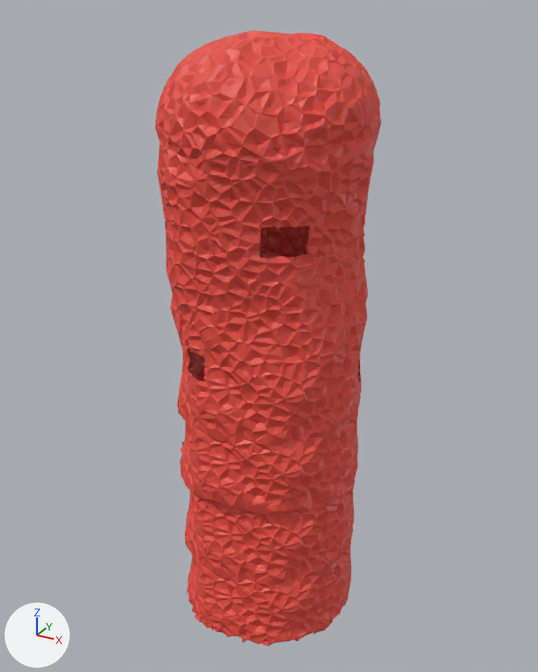
An edit to the glTF model Assets/gltf/well_cylinder.gltf, drawn before and after from the same camera.
Both versions are drawn from a 50 mm camera at (96.8, -175.2, 58.4) aimed at (-0.3, 1.3, -29.9). The axes (+X, +Y, +Z) are drawn at lower left. The lights are the same throughout. Vertices at the same position are counted once.

The scene before the commit, as lines of its bpy script (objects in view):
```python
me_cylinder_004 = bpy.data.meshes.new('Cylinder.004')
me_cylinder_004.from_pydata(...)  # 14916 vertices, 29267 faces; spans x -30.0..29.0, y -31.0..29.0, z -121.0..53.0
me_cylinder_004.materials.append(mat_well)  # red #e74e42
ob_cylinder_lp = bpy.data.objects.new('Cylinder.lp', me_cylinder_004)
ob_cylinder_lp.location = (0.0, 0.0, 0.0)
```
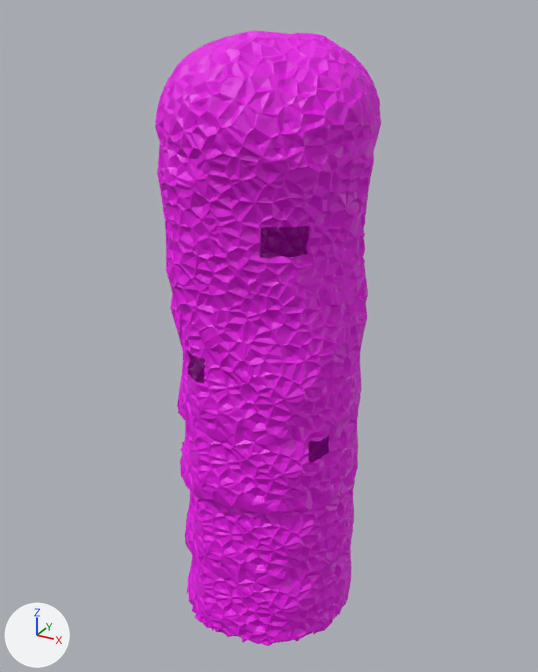
What differs and where, as boxes [x1, y1, x2, y2] in the pictures (538 x 672 px; the box of a moved part takes in the faces that stretch with it):
part 1 of me_cylinder_004, moved or reshaped
    before: [157, 31, 366, 463]
    after: [157, 31, 366, 466]
part 2 of me_cylinder_004, recoloured (red to pink)
    both: [155, 31, 382, 646]

What the commit changed:
Material 'Collision' (mat_collision) is new.
Its base color is (0.8, 0.0, 0.783) (pink #e700e5).
me_cylinder_004 is used by ob_cylinder_lp; location (0.0, 0.0, 0.0).
me_cylinder_004 had 14916 vertices, 29267 faces and spanned x -30.0..29.0, y -31.0..29.0, z -121.0..53.0.
me_cylinder_004 now has 14918 vertices, 29259 faces and spans x -30.0..29.0, y -31.0..29.0, z -121.0..53.0.
me_cylinder_004 part 1: 116 vertices moved within x -28.0..27.0, y -29.0..28.0, z -54.0..53.0; 64 vertices removed from x -11.0..26.0, y -28.0..15.0, z -55.0..-26.0; 66 vertices added at x -11.0..26.0, y -28.0..14.0, z -55.0..-26.0.
me_cylinder_004 part 2: 28097 faces spanning x -30.0..29.0, y -31.0..29.0, z -121.0..53.0 switch from mat_well (red #e74e42) to mat_collision (pink #e700e5).
